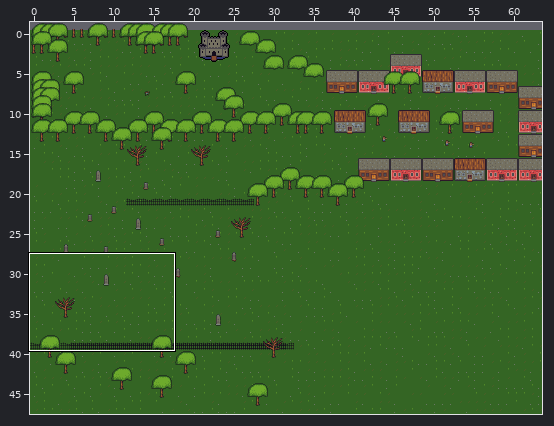
An edit to a level. Tiled map (JSON), assets/maps/test.json. The picture above shows the old version from afar; the outline marks the close-up.
Close-up. As it was:
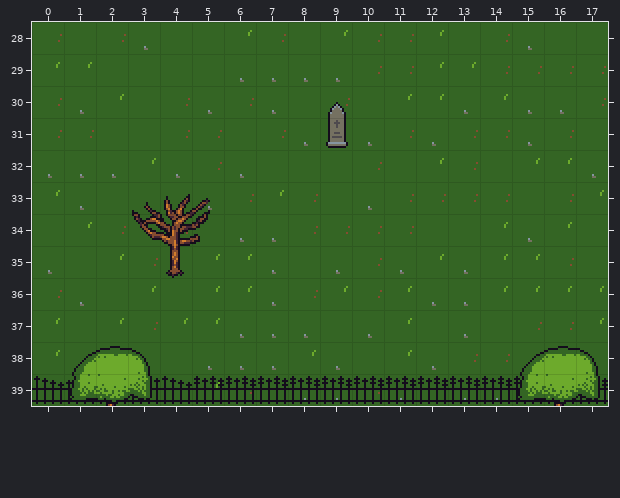
Cells are 16x16 px. Shown: x 0..17, y 28..39. The commit also changed other parts of the map, which this record leaves out. The old version is drawn lined up with the new one.
New version:
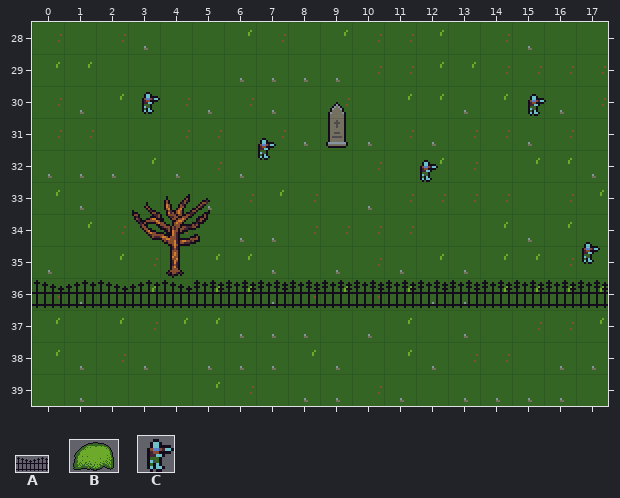
Key: from "fence": A 0; from "treetop": B 0; from "zombie": C 0.
_ is an empty cell.
Objects are placed by their top-left corner, in cells (3,4 is the top-left corner of cell 3,4); size is 1x1 cell unless given.
Difference:
map size 64x48 -> 64x40 cells
Layer "solid no shadow":
y 36: x 0 _ -> A; x 2 _ -> A; x 4..17 ______________ -> AAAAAAAAAAAAAA
y 39: x 0 A -> _; x 2 A -> _; x 4..17 AAAAAAAAAAAAAA -> ______________
Layer "floating":
y 39: x 1 B -> _; x 15 B -> _
Layer "Object Layer 1":
added: C "NPC" at 3.2,30.1 size 0.8x0.8
added: C "NPC" at 15.3,30.2 size 0.8x0.8
added: C "NPC" at 6.9,31.6 size 0.8x0.8
added: C "NPC" at 11.9,32.2 size 0.8x0.8
added: C "NPC" at 17,34.8 size 0.8x0.8
